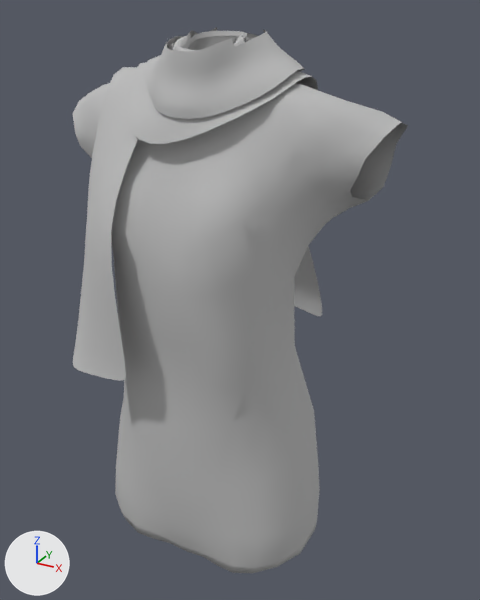
The OBJ model Final_Project/model/body.obj as it was, and as the next commit left it.
The view is the same before and after, from a camera (50 mm lens) standing at (0.333, -0.542, 1.35) and looking at (-0.003, 0.069, 1.045). The axes (+X, +Y, +Z) are drawn at lower left. The lights are the same throughout. Where no turn or scale is listed for an object, it has been applied to the vertices.

The first picture shows 'body'.
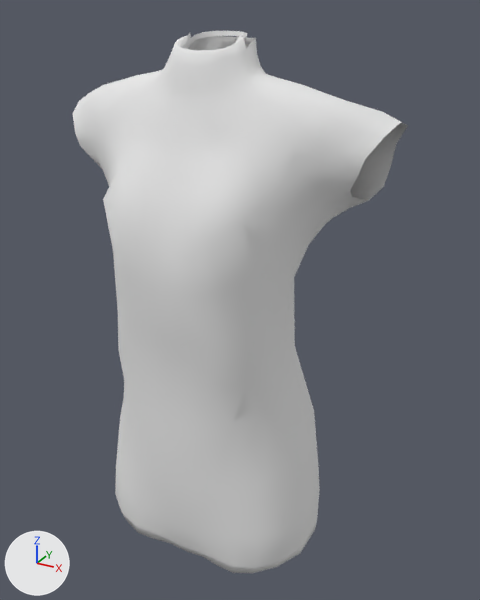
What changed in the scene script:
```text
Add mat_body_body_hand1_hand1_initialshadinggroup2:
    mat_body_body_hand1_hand1_initialshadinggroup2 = principled_material('body:body_hand1_hand1_initialShadingGroup2')
    mat_body_body_hand1_hand1_initialshadinggroup2.base_color = (0.8, 0.8, 0.8)  # white #e7e7e7
    mat_body_body_hand1_hand1_initialshadinggroup2.roughness = 1.0
Change me_body:
    used by ob_body; location = (0.0, 0.0, 0.0)
    remove me_body.from_pydata(...)  # 1734 vertices, 1546 faces; spans x -0.173..0.177, y -0.109..0.267, z 0.785..1.333
    add me_body.from_pydata(...)  # 872 vertices, 798 faces; spans x -0.173..0.177, y -0.086..0.107, z 0.785..1.331
    me_body part 1: the loose piece of 862 vertices spanning x -0.107..0.091, y -0.109..0.267, z 0.956..1.333 is deleted
    me_body part 2: 798 faces spanning x -0.173..0.177, y -0.086..0.107, z 0.785..1.331 switch from mat_body_hand1_hand1_initialshadinggroup2 (grey #bcbcbc) to mat_body_body_hand1_hand1_initialshadinggroup2 (white #e7e7e7)
```

Location of each change, (x1, y1, x2, y2) in pixels of the pictures (480 x 600 px):
'body', reshaped
    before: (72, 27, 408, 573)
    after: (72, 31, 408, 573)
part 1 of me_body, deleted
    before: (73, 27, 322, 381)
part 2 of me_body, recoloured
    both: (72, 31, 408, 573)
